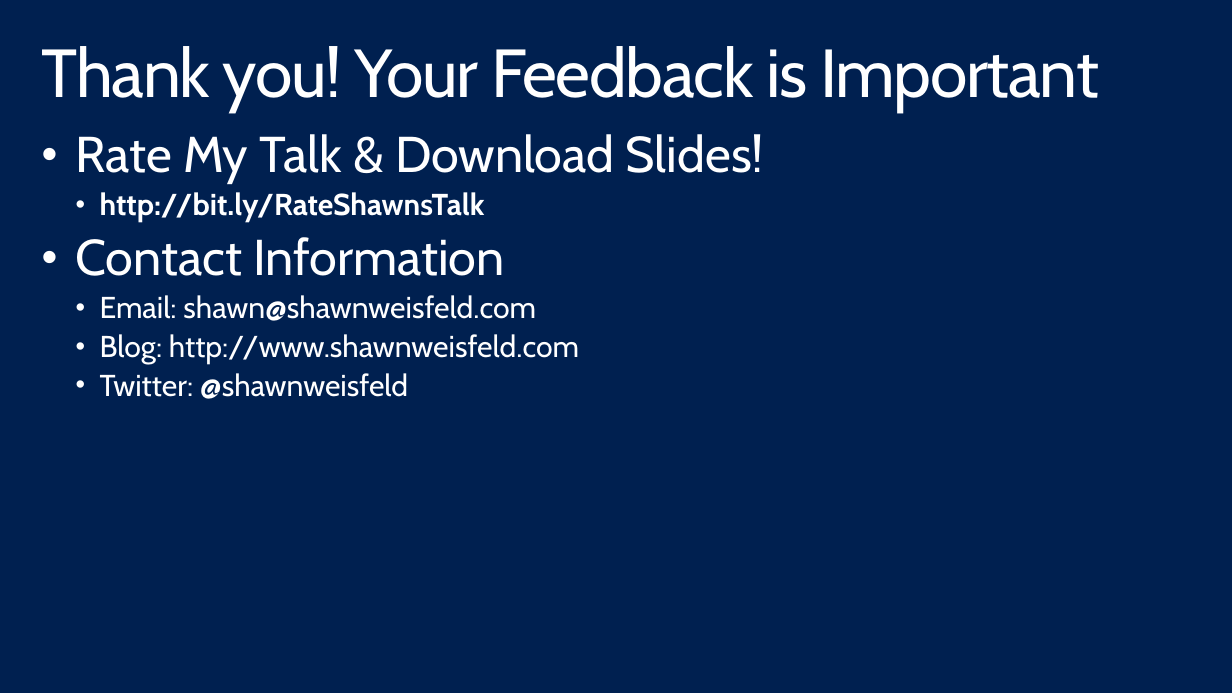
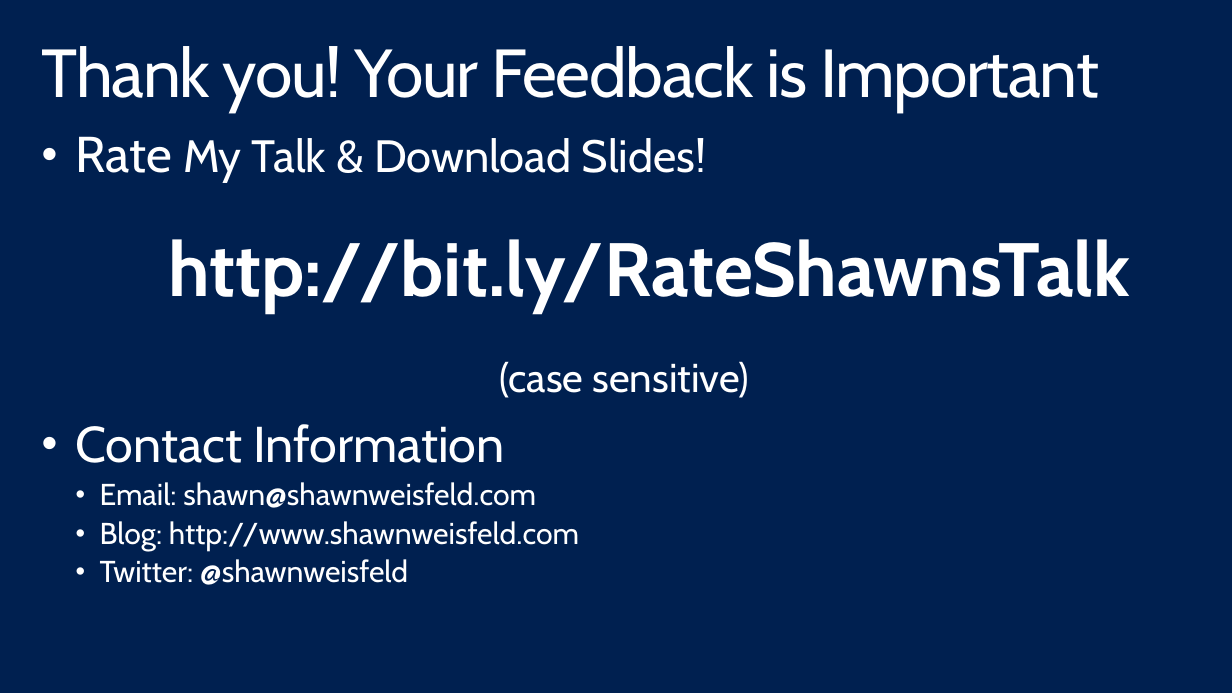
Before and after one commit to shawnweisfeld/20150531_MobileServices, a slide deck: slide 31 of Mobile Services.pptx (slide 35 before the commit). Drawn at 1232x693 pixels with LibreOffice and Linux fonts; fonts in the diff are those of the drawing; background and template pictures are left out. Boxes give left, top, right and bottom in pixels: in the first picture for what was removed or moved away, otherwise in the second. Text is boxed around its words. In the diff, an @@ line names an element or a change of style, - is before the commit and + after.

Commit message:
updated

```diff
--- a/Mobile Services.pptx
+++ b/Mobile Services.pptx
@@ text at [76,136,1130,312]: size 40 to 36 pt in "My Talk & Download Slides!"; size 24 to 60 pt in "http://bit.ly/RateShawnsTalk"; bullet • to none; more space between paragraphs @@
@@ text at [499,361,750,398]: paragraph added @@
+  (case sensitive)
```
Also in this commit, not shown: 4 slides removed.
